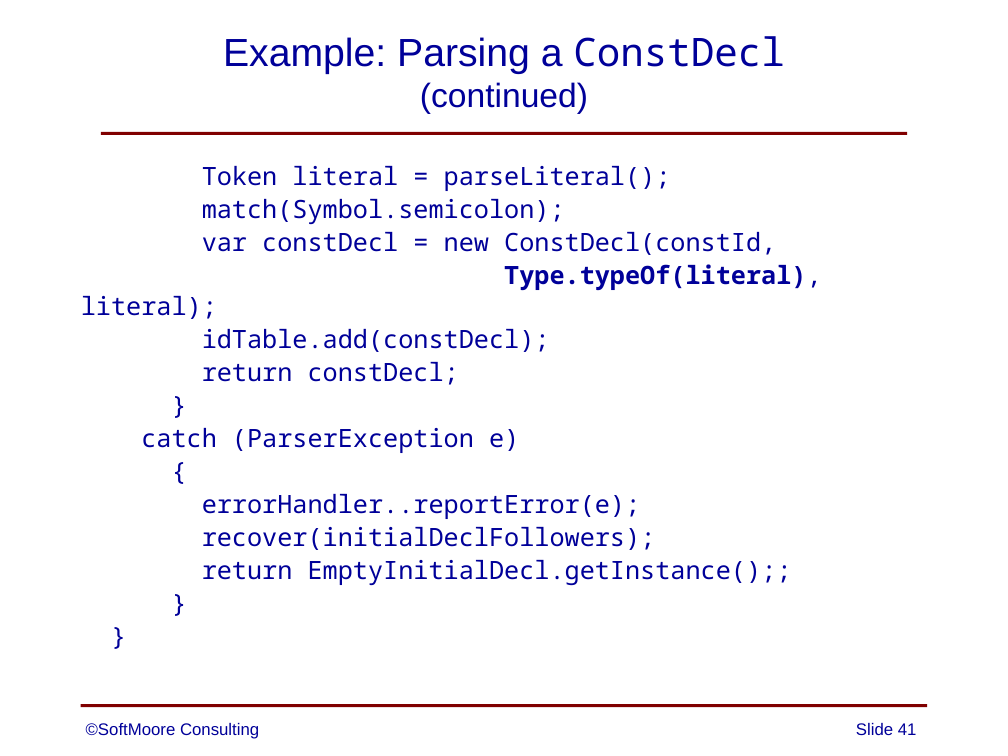
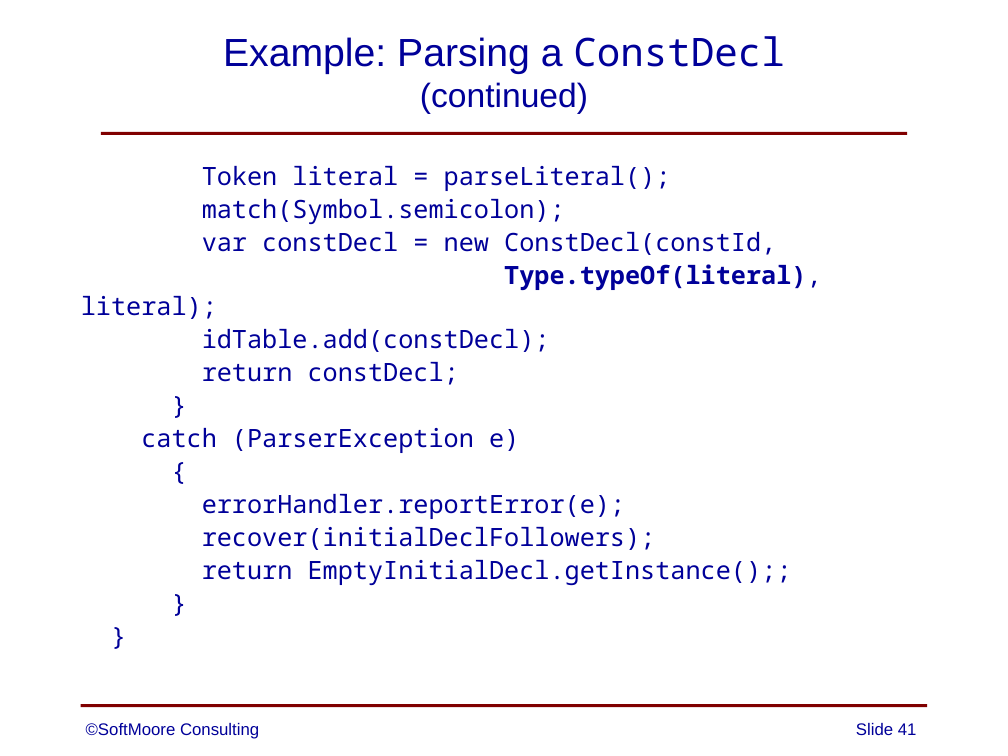
Before and after one commit to SoftMoore/CPRL-Java-3rd, a slide deck: slide 41 of PowerPoints/08 - Abstract Syntax Trees.pptx. Drawn at 1008x756 pixels with LibreOffice and Linux fonts; fonts in the diff are those of the drawing. Boxes give left, top, right and bottom in pixels: in the first picture for what was removed or moved away, otherwise in the second. Text is boxed around its words. In the diff, an @@ line names an element or a change of style, - is before the commit and + after.

```diff
--- a/PowerPoints/08 - Abstract Syntax Trees.pptx
+++ b/PowerPoints/08 - Abstract Syntax Trees.pptx
@@ text at (202,494,625,519): text changed @@
-errorHandler..reportError(e);
+errorHandler.reportError(e);
```
Also in this commit, not shown: 2 other files.
